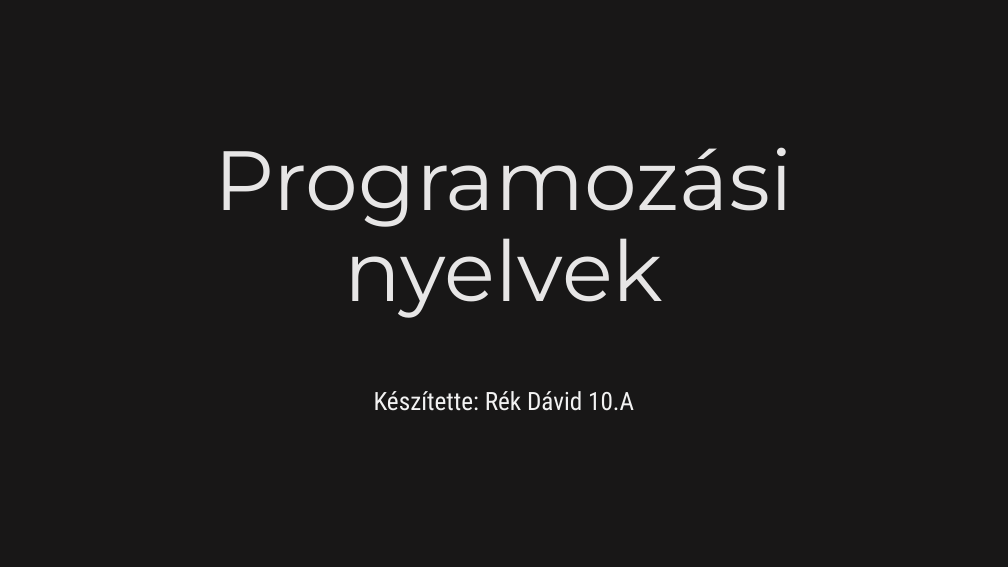
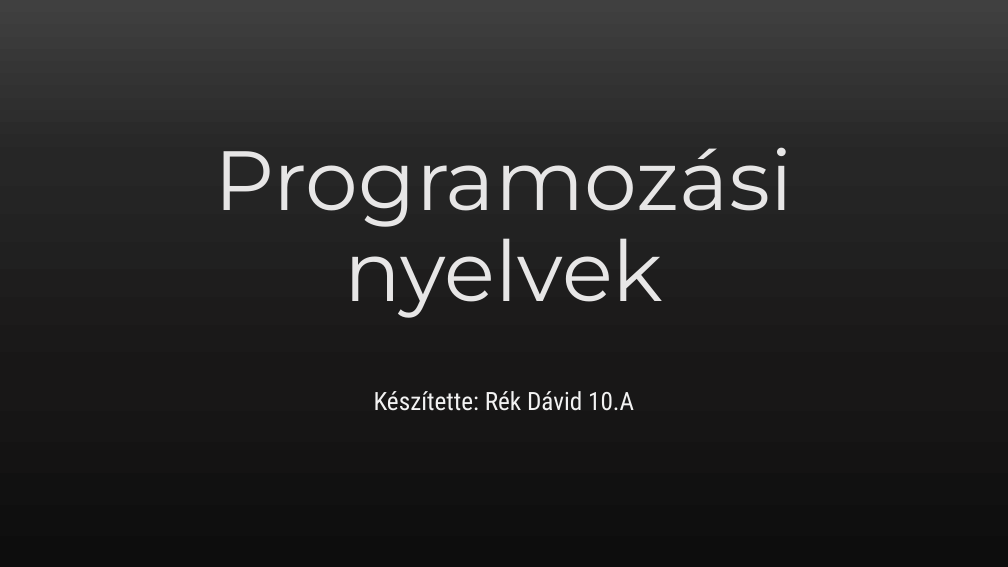
Before and after one commit to PiciMadar/IKTproba01, a slide deck: slide 1 of szakmaivalamiigen.pptx. Drawn at 1008x567 pixels with LibreOffice and Linux fonts; fonts in the diff are those of the drawing. Boxes give left, top, right and bottom in pixels: in the first picture for what was removed or moved away, otherwise in the second. Text is boxed around its words. In the diff, an @@ line names an element or a change of style, - is before the commit and + after.

```diff
--- a/szakmaivalamiigen.pptx
+++ b/szakmaivalamiigen.pptx
@@ background #181717 to gradient #404040 to #262626 to #181717 to #0D0D0D @@
```
Also in this commit, not shown: 7 other slides changed.
